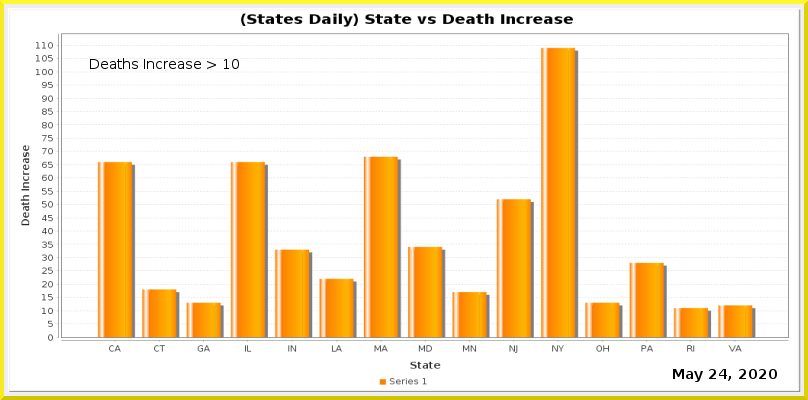
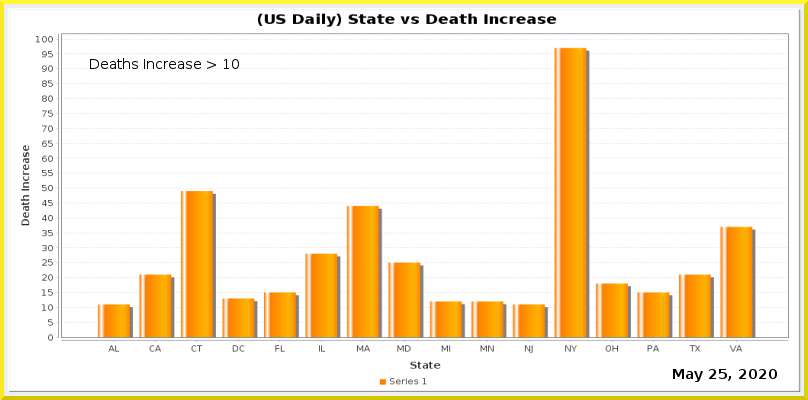
Layered file, before and after one edit (808 × 400). Changes by layer:
painted on "Current Date" over left=719, top=369, right=727, bottom=379
painted on "Date_vs_TestIncrease.png" over left=36, top=13, right=789, bottom=353
